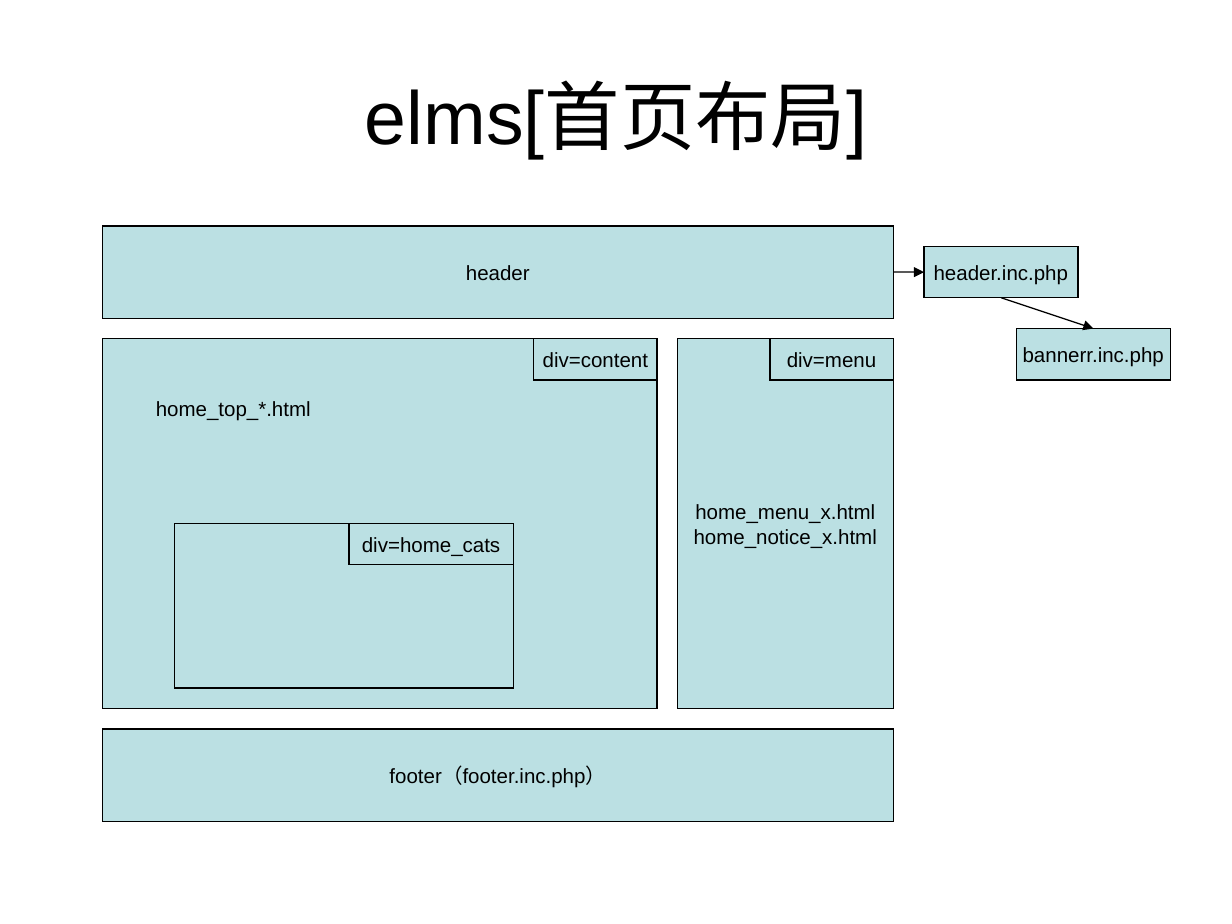
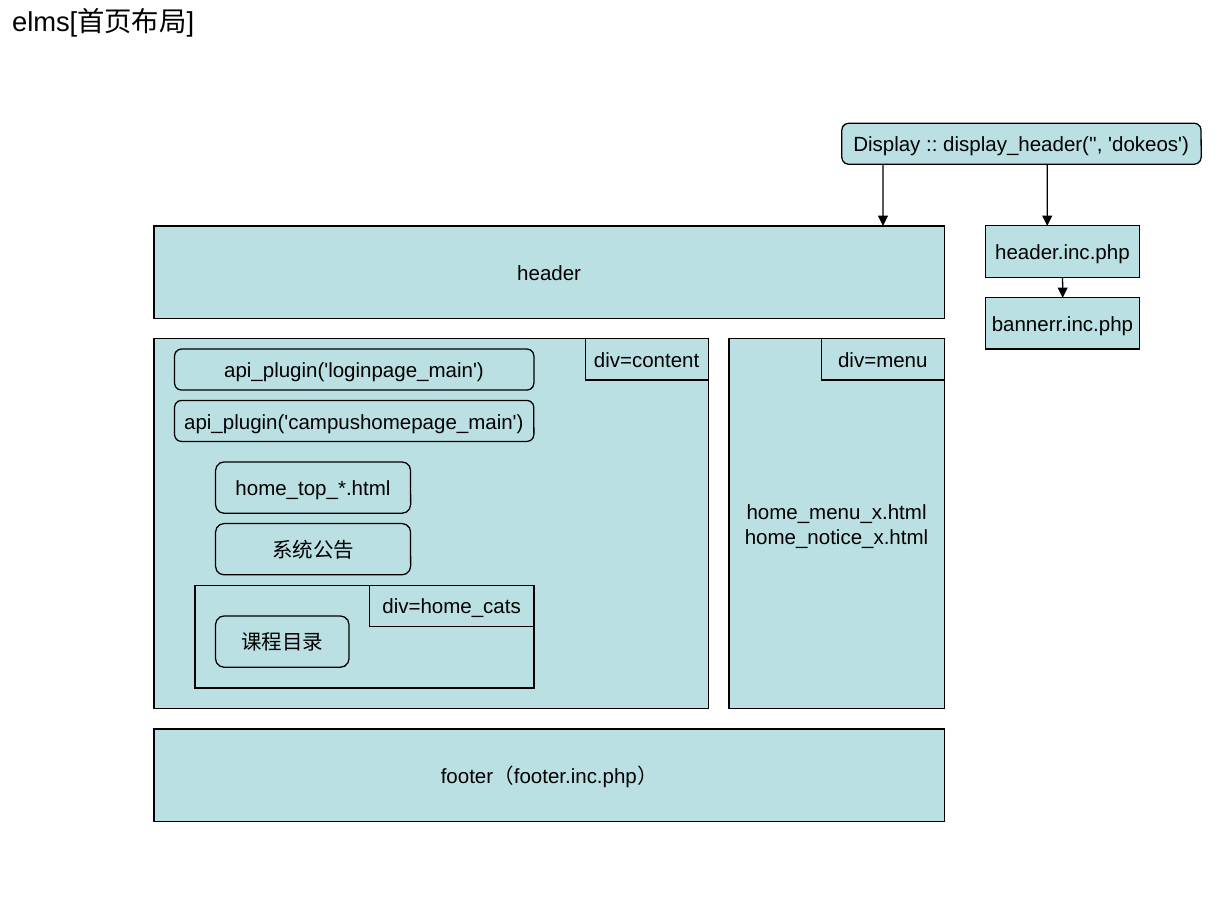
Before and after one commit to huhongjun/mydokeos, a slide deck: slide 10 of docu/Dokeos-lcms.ppt. Drawn at 1232x924 pixels with LibreOffice and Linux fonts; fonts in the diff are those of the drawing. Boxes give left, top, right and bottom in pixels: in the first picture for what was removed or moved away, otherwise in the second. Text is boxed around its words. In the diff, an @@ line names an element or a change of style, - is before the commit and + after.

```diff
--- a/docu/Dokeos-lcms.ppt
+++ b/docu/Dokeos-lcms.ppt
@@ title "elms[首页布局]": place and size @@
-title "elms[首页布局]" at [365, 84, 867, 158]
+title "elms[首页布局]" at [12, 10, 194, 37]
@@ title "elms[首页布局]" at [12, 10, 194, 37]: size 44 to 16 pt; alignment centre to left @@
@@ rounded rectangle added at [841, 123, 1201, 164], fill #BBE0E3, outline #000000 0.74 pt, 12 pt, text #000000 @@
+Display :: display_header('', 'dokeos')
@@ arrow added from (883, 164) to (883, 225), #000000 0.74 pt @@
@@ arrow added from (1047, 164) to (1047, 225), #000000 0.74 pt @@
@@ rectangle "header.inc.php": place and size @@
-rectangle "header.inc.php" at [924, 246, 1078, 298]
+rectangle "header.inc.php" at [986, 225, 1140, 277]
@@ arrow removed from (893, 272) to (924, 272) @@
@@ rectangle "bannerr.inc.php": place and size @@
-rectangle "bannerr.inc.php" at [1016, 329, 1170, 381]
+rectangle "bannerr.inc.php" at [986, 298, 1140, 350]
@@ arrow moved from (1000, 298) - (1094, 329) to (1062, 277) - (1063, 298) @@
@@ 6 rectangles: place and size @@
-6 rectangles at [102, 225, 893, 822]
+6 rectangles at [154, 225, 945, 822]
@@ rounded rectangle added at [175, 349, 535, 389], fill #BBE0E3, outline #000000 0.74 pt, 12 pt, text #000000 @@
+api_plugin('loginpage_main')
@@ rounded rectangle added at [175, 400, 535, 441], fill #BBE0E3, outline #000000 0.74 pt, 12 pt, text #000000 @@
+api_plugin('campushomepage_main')
@@ rounded rectangle "home_top_*.html": place and size @@
-rounded rectangle "home_top_*.html" at [156, 401, 311, 421]
+rounded rectangle "home_top_*.html" at [216, 462, 410, 514]
@@ rounded rectangle "home_top_*.html" at [216, 462, 410, 514]: vertical alignment top to middle; fill none to #BBE0E3; outline none to #000000 0.74 pt @@
@@ rounded rectangle added at [216, 524, 410, 575], fill #BBE0E3, outline #000000 0.74 pt, 12 pt, text #000000 @@
+系统公告
@@ rectangle: place and size @@
-rectangle at [175, 524, 514, 687]
+rectangle at [195, 585, 533, 687]
@@ rectangle "div=home_cats": place and size @@
-rectangle "div=home_cats" at [349, 524, 513, 564]
+rectangle "div=home_cats" at [370, 585, 533, 626]
@@ rounded rectangle added at [216, 616, 349, 668], fill #BBE0E3, outline #000000 0.74 pt, 12 pt, text #000000 @@
+课程目录
```
Also in this commit, not shown: 1 other slide changed, 1 other file.
